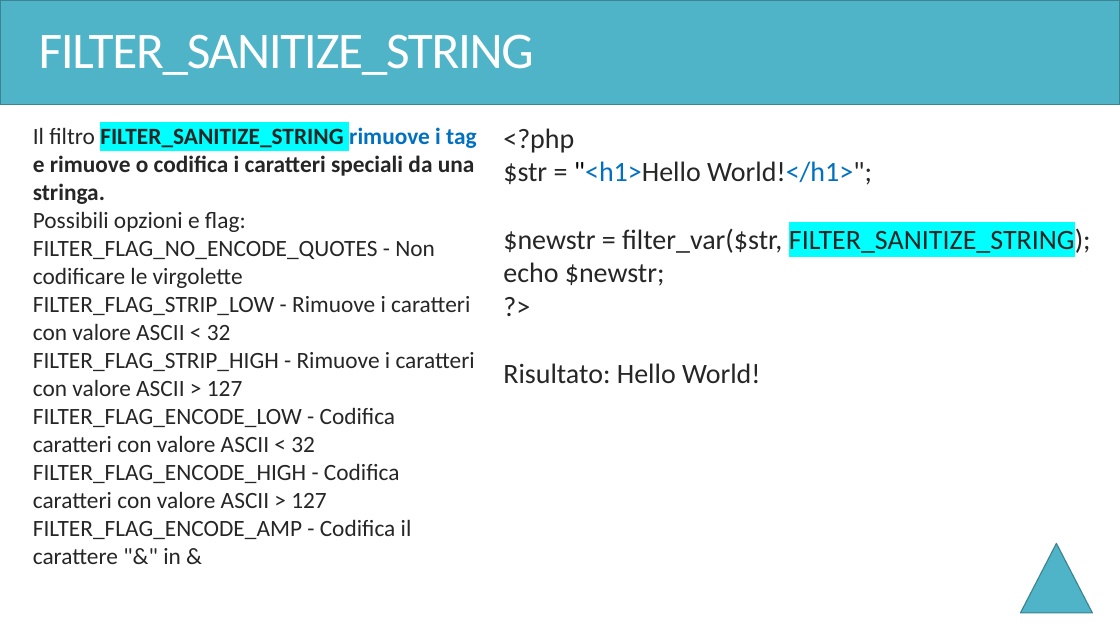
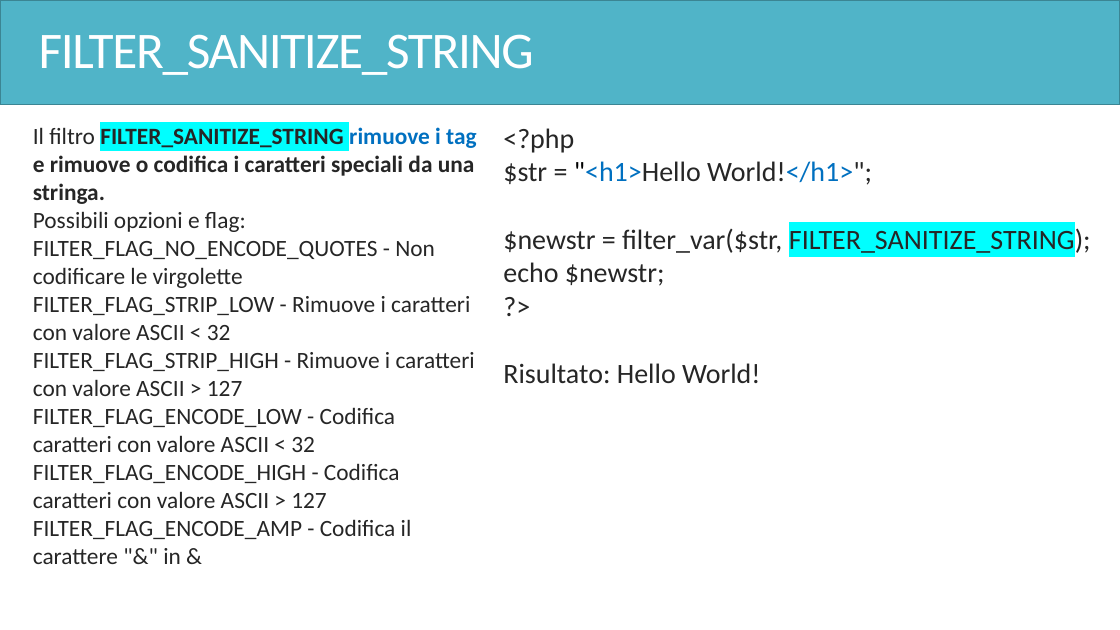
Before and after one commit to ingEnricoGiorgi/corso-magento-php, a slide deck: slide 222 of PHP.pptx. Drawn at 1120x630 pixels with LibreOffice and Linux fonts; fonts in the diff are those of the drawing. Boxes give left, top, right and bottom in pixels: in the first picture for what was removed or moved away, otherwise in the second. Text is boxed around its words. In the diff, an @@ line names an element or a change of style, - is before the commit and + after.

```diff
--- a/PHP.pptx
+++ b/PHP.pptx
@@ triangle removed at (x1=1021, y1=544, x2=1093, y2=613) @@
```
Also in this commit, not shown: 24 other slides changed, 2 other files.
